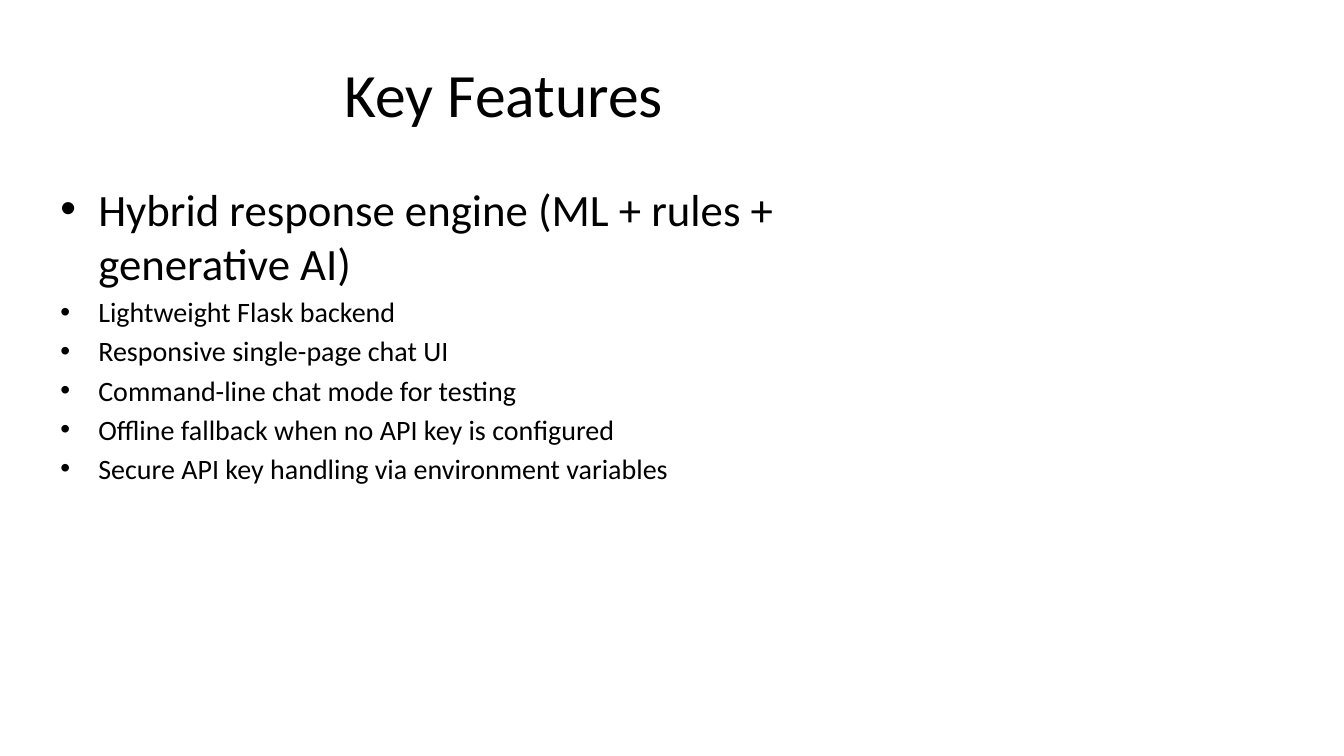
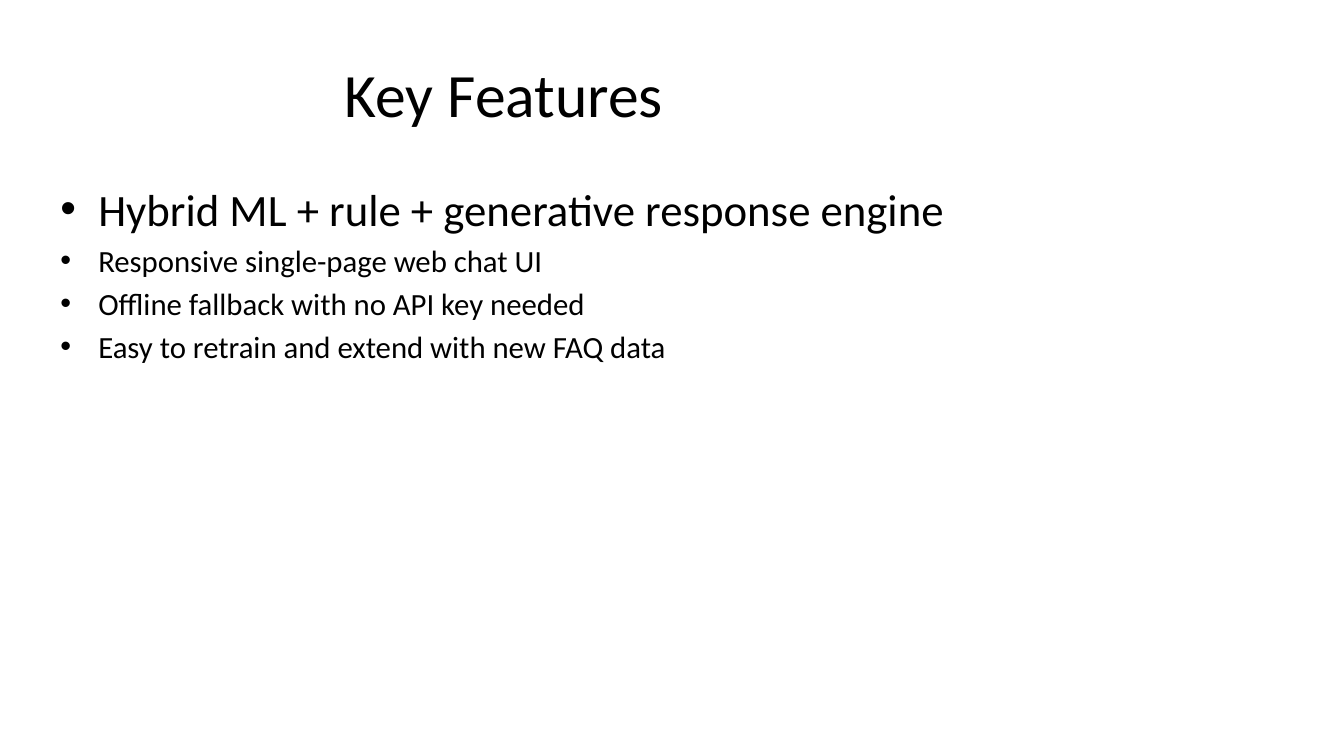
Before and after one commit to dvrajgit/dev-student-support-service-chatbot, a slide deck: slide 6 of PROJECT_PRESENTATION.pptx (slide 8 before the commit). Drawn at 1344x756 pixels with LibreOffice and Linux fonts; fonts in the diff are those of the drawing. Boxes give left, top, right and bottom in pixels: in the first picture for what was removed or moved away, otherwise in the second. Text is boxed around its words. In the diff, an @@ line names an element or a change of style, - is before the commit and + after.

```diff
--- a/PROJECT_PRESENTATION.pptx
+++ b/PROJECT_PRESENTATION.pptx
@@ text at (98,195,944,363): text changed; size 20 to 22 pt @@
-• Hybrid response engine (ML + rules + generative AI)
-• Lightweight Flask backend
-• Responsive single-page chat UI
-• Command-line chat mode for testing
-• Offline fallback when no API key is configured
-• Secure API key handling via environment variables
+• Hybrid ML + rule + generative response engine
+• Responsive single-page web chat UI
+• Offline fallback with no API key needed
+• Easy to retrain and extend with new FAQ data
```
Also in this commit, not shown: 7 other slides changed, 4 slides removed.
